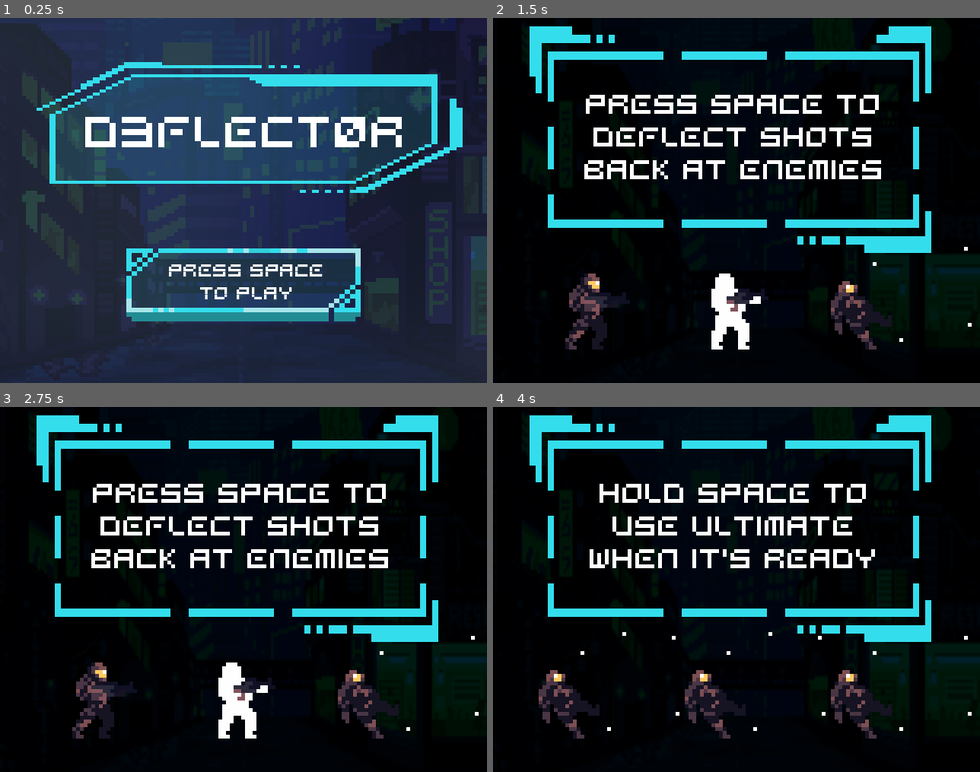
Above: before the commit, frames 1-4 (two rows, left to right).
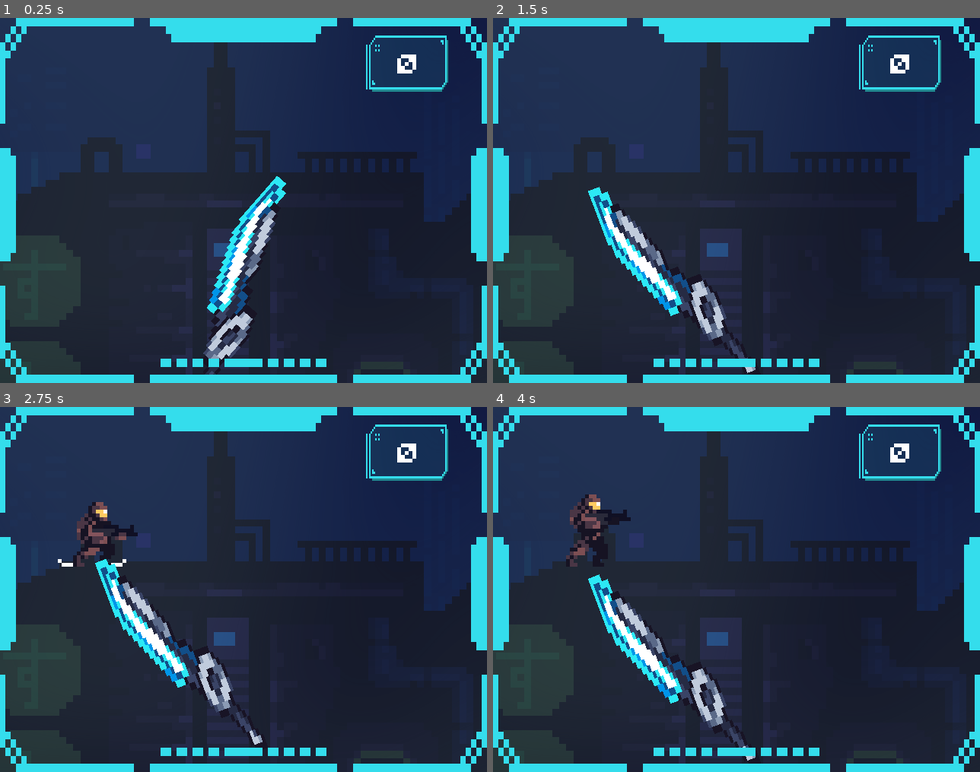
Above: after the commit, the same moments.

Repository: lognasmeow/Deflector
Game: Godot game, scene res://Maps/map_main.tscn
Two runs of this game, one before a commit and one after it. Both use one fixed random seed, a clock stepped at 60 frames per second and the inputs below. Before the commit the project starts from res://Maps/map_mainMenu.tscn.
Inputs:
- Up to frame 1 (0.25 s): no input
- Up to frame 2 (1.5 s): tap Space (space) at 0.5, 1.35 s; hold Space (space) 0.53-1.28 s
- Up to frame 3 (2.75 s): tap Space (space) at 2 s; hold Space (space) from 2.03 s (still down)
- Up to frame 4 (4 s): release Space (space) at 2.78 s; tap Space (space) at 2.85, 3.5 s; hold Space (space) from 3.53 s (still down)

The runs differ from the first frame. In frame 1, 44% of the frame differs, in the area x 0-100%, y 0-100%; in frame 2, 98%; in frame 3, 98%; in frame 4, 98%.

Commit message:
Ultimate fix I think

Diff:
--- a/Maps/map_main.tscn
+++ b/Maps/map_main.tscn
@@ -161,6 +161,7 @@
 [connection signal="tenEnemiesKilled" from="." to="Player" method="_on_map_main_ten_enemies_killed"]
 [connection signal="dead" from="Player" to="." method="_on_player_dead"]
 [connection signal="dead" from="Player" to="Camera2D" method="_on_player_dead"]
+[connection signal="didNotUseUltimate" from="Player" to="UI/Ultimate/Tablet" method="_on_player_did_not_use_ultimate"]
 [connection signal="ultimateIsAvailable" from="Player" to="UI/Ultimate/Tablet" method="_on_player_ultimate_is_available"]
 [connection signal="usingUltimate" from="Player" to="." method="_on_player_using_ultimate"]
 [connection signal="usingUltimate" from="Player" to="UI/Ultimate/Tablet" method="_on_player_using_ultimate"]
--- a/Player/player.gd
+++ b/Player/player.gd
@@ -4,6 +4,7 @@
 signal dead
 signal usingUltimate
 signal ultimateIsAvailable
+signal didNotUseUltimate
 
 @onready var deflectCooldownTimer: Timer = $DeflectCooldown
 @onready var ultimateAvailableTimer: Timer = $UltimateAvailable
@@ -104,6 +105,7 @@
 
 func handleDidNotUseUltimate():
 	ultimateAvailable = false
+	emit_signal("didNotUseUltimate")
 	print("didn't use ultimate")
 
 
--- a/UI/Tablet/tablet.gd
+++ b/UI/Tablet/tablet.gd
@@ -12,3 +12,7 @@
 
 func _on_player_using_ultimate():
 	animationPlayer.play("closeTablet")
+
+
+func _on_player_did_not_use_ultimate():
+	animationPlayer.play("closeTablet")
--- a/project.godot
+++ b/project.godot
@@ -11,7 +11,7 @@
 [application]
 
 config/name="Deflector"
-run/main_scene="res://Maps/map_mainMenu.tscn"
+run/main_scene="res://Maps/map_main.tscn"
 config/features=PackedStringArray("4.2", "GL Compatibility")
 run/max_fps=60
 config/icon="res://icon.svg"
